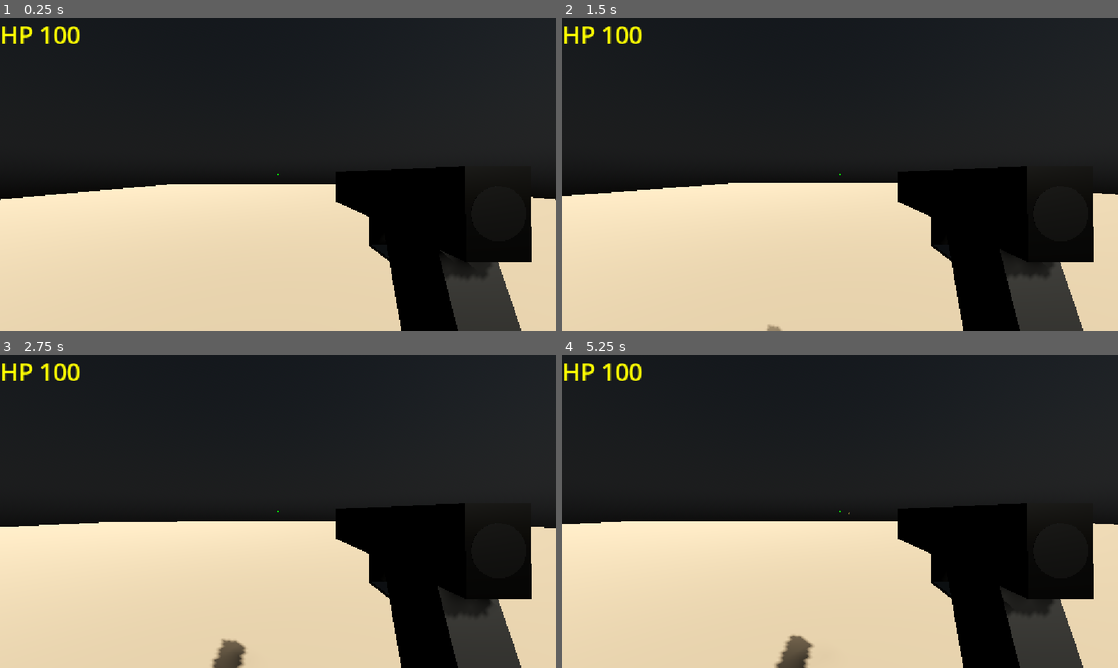
Above: before the commit, frames 1-4 (two rows, left to right).
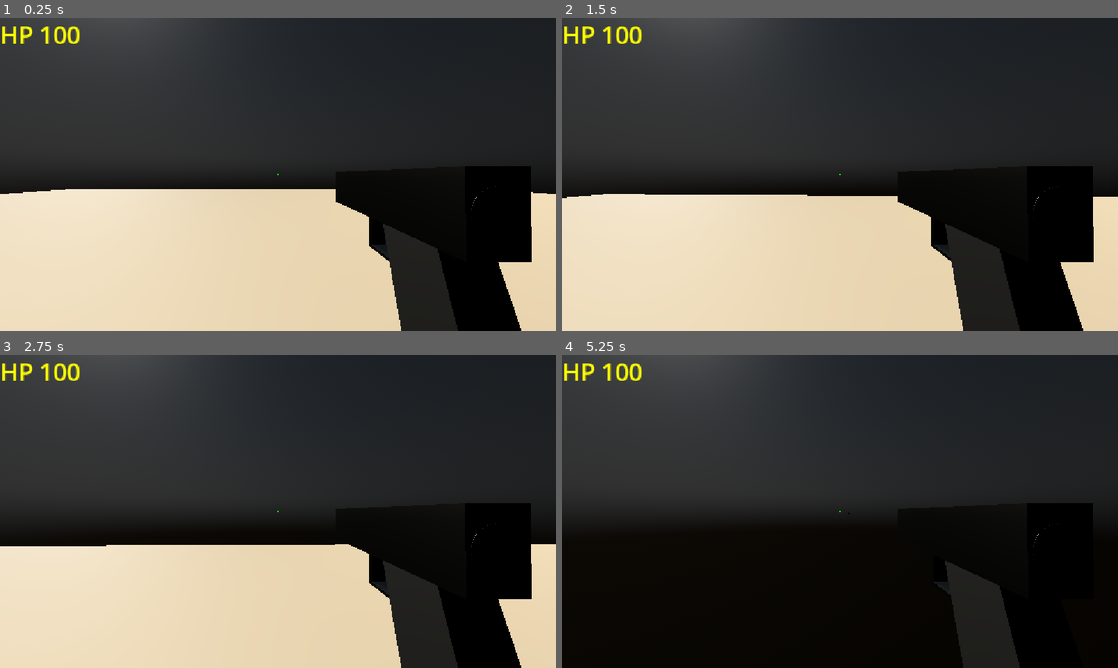
Above: after the commit, the same moments.

Repository: GazizVR/special-shot
Game: Godot game, scene res://scenes/game.tscn
Same seed, same stepped clock (60 frames per second), same inputs: the game is played once before the commit and once after it. This scene is started directly instead of the project's main scene.
Inputs (mouse positions are in pixels of both pictures, inside the frame that each line leads up to):
- Up to frame 1 (0.25 s): no input
- Up to frame 2 (1.5 s): move the mouse to (867, 174) at 0.52 s; hold W (walk_forward) from 0.53 s (still down); tap Ctrl (crouch) at 0.6, 1.35 s; tap Enter at 1.25 s; move the mouse to (812, 174) at 1.27 s
- Up to frame 3 (2.75 s): keep holding W (walk_forward); move the mouse to (289, 505) at 2.02 s; click (289, 505) at 2.1 s; tap Ctrl (crouch) at 2.3 s
- Up to frame 4 (5.25 s): move the mouse to (834, 517) at 2.77 s; tap Ctrl (crouch) at 2.85, 3.6 s; move the mouse to (878, 514) at 3.52 s; tap Escape (pause) at 4.15 s; release W (walk_forward) at 4.25 s; click "Continue" at 4.25 s; tap Space at 5 s; move the mouse to (795, 508) at 5.02 s; hold W (walk_forward) from 5.03 s (still down); click (795, 508) at 5.1 s

The runs differ from the first frame. In frame 1, 17% of the frame differs, in the area x 0-100%, y 0-100%; in frame 2, 19%; in frame 3, 21%; in frame 4, 51%.

Commit message:
fix(player): изменение цвета при выборе комманды для всех игрков

Diff:
--- /dev/null
+++ b/assets/materials/player_material.tres
@@ -0,0 +1,5 @@
+[gd_resource type="StandardMaterial3D" format=3 uid="uid://bagfsewpv6mm7"]
+
+[resource]
+resource_local_to_scene = true
+albedo_color = Color(0.39607844, 0.2627451, 0.12941177, 1)
--- a/scenes/player.tscn
+++ b/scenes/player.tscn
@@ -17,6 +17,12 @@
 properties/2/path = NodePath(".:rotation")
 properties/2/spawn = true
 properties/2/replication_mode = 1
+properties/3/path = NodePath(".:team")
+properties/3/spawn = true
+properties/3/replication_mode = 2
+properties/4/path = NodePath(".:player_color")
+properties/4/spawn = true
+properties/4/replication_mode = 1
 
 [node name="Player" type="CharacterBody3D" unique_id=457187399]
 transform = Transform3D(-1, 0, -1.509958e-07, 0, 1, 0, 1.509958e-07, 0, -1, 0, 0, 0)
@@ -67,3 +73,5 @@
 replication_config = SubResource("SceneReplicationConfig_3li8b")
 
 [connection signal="bullet_touched" from="CamPivot/Hand/Gun" to="." method="_on_gun_bullet_touched"]
+
+[editable path="Model"]
--- a/scenes/player_model.tscn
+++ b/scenes/player_model.tscn
@@ -1,23 +1,15 @@
 [gd_scene format=3 uid="uid://xx84iumxldqd"]
 
 [ext_resource type="PackedScene" uid="uid://bbl0hgeru6g3v" path="res://assets/models/Player.glb" id="1_fr7j6"]
-
-[sub_resource type="StandardMaterial3D" id="StandardMaterial3D_cggpe"]
-albedo_color = Color(0.39607844, 0.2627451, 0.12941177, 1)
-
-[sub_resource type="StandardMaterial3D" id="StandardMaterial3D_73kw6"]
-albedo_color = Color(0.39607844, 0.2627451, 0.12941177, 1)
-
-[sub_resource type="StandardMaterial3D" id="StandardMaterial3D_aw2h2"]
-albedo_color = Color(0.39607844, 0.2627451, 0.12941177, 1)
+[ext_resource type="Material" uid="uid://bagfsewpv6mm7" path="res://assets/materials/player_material.tres" id="2_cggpe"]
 
 [node name="PlayerModel" unique_id=732237492 instance=ExtResource("1_fr7j6")]
 
-[node name="Suzanne" parent="." index="0" unique_id=2092885471]
-material_override = SubResource("StandardMaterial3D_cggpe")
+[node name="Suzanne" parent="." index="0" unique_id=859085875]
+material_override = ExtResource("2_cggpe")
 
-[node name="Cylinder" parent="." index="1" unique_id=580126638]
-material_override = SubResource("StandardMaterial3D_73kw6")
+[node name="Cylinder" parent="." index="1" unique_id=1815120790]
+material_override = ExtResource("2_cggpe")
 
-[node name="Sphere" parent="." index="2" unique_id=2073240775]
-material_override = SubResource("StandardMaterial3D_aw2h2")
+[node name="Sphere" parent="." index="2" unique_id=480281562]
+material_override = ExtResource("2_cggpe")
--- a/scripts/game_manager.gd
+++ b/scripts/game_manager.gd
@@ -1,11 +1,11 @@
 extends Node
 
-var selected_team: Team
+var selected_team: Team = Team.UNKNOWN
 
 enum Team {
-	ZERO,
-	UNIT,
-	UNKNOWN
+	ZERO = 0,
+	UNIT = 1,
+	UNKNOWN = 2
 }
 
 var zero_team_spawn: Vector3 = Vector3.ZERO
--- a/scripts/player.gd
+++ b/scripts/player.gd
@@ -2,7 +2,7 @@
 
 @export var mouseSensetivity = 0.001
 var is_paused = false
-var team: GameManager.Team = GameManager.Team.UNKNOWN
+@export var team: GameManager.Team = GameManager.selected_team
 
 func return_to_menu():
 	if get_tree() != null:
@@ -10,28 +10,31 @@
 		get_tree().change_scene_to_file("res://scenes/menu.tscn")
 		Input.mouse_mode = Input.MOUSE_MODE_VISIBLE
 
+@export var player_color = Color("#654321"):
+	set(value):
+		player_color = value
+		if not is_inside_tree():
+			await ready
+		$Model/Suzanne.material_override.albedo_color = value
+		$Model/Cylinder.material_override.albedo_color = value
+		$Model/Sphere.material_override.albedo_color = value
+
+var spawn_point: Vector3 = Vector3.ZERO
+
 func _enter_tree() -> void:
 	set_multiplayer_authority(name.to_int())
 	$CamPivot/Camera.current = is_multiplayer_authority()
 
-func repaint_model(color: Color):
-	$Model/Cylinder.material_override.albedo_color = color
-	$Model/Suzanne.material_override.albedo_color = color
-	$Model/Sphere.material_override.albedo_color = color
-
-var spawn_point: Vector3 = Vector3.ZERO
-
 func _ready() -> void:
-	team = GameManager.selected_team
 	match team:
 		GameManager.Team.ZERO:
 			spawn_point = GameManager.zero_team_spawn
 			global_position = spawn_point
-			repaint_model(Color.RED)
+			player_color = Color.RED
 		GameManager.Team.UNIT:
 			spawn_point = GameManager.unit_team_spawn
 			global_position = spawn_point
-			repaint_model(Color.BLUE)
+			player_color = Color.BLUE
 		_:
 			global_position = spawn_point
 	var look_basis = Vector3(spawn_point.x,0,spawn_point.z)
@@ -67,26 +70,26 @@
 		velocity = Vector3.ZERO
 		global_position = spawn_point
 		health = 100
+		move_and_slide()
 	if not is_on_floor():
 		if global_position.y < -2:
 			health = 0
 			return
 		target_velocity.y -= gravity * delta
-		velocity.y = target_velocity.y
-	if is_paused:
+		velocity = target_velocity
 		move_and_slide()
-		return
+	if is_paused: return
 	var direction = Vector3.ZERO
 	if is_on_floor():
 		if Input.is_action_just_pressed("crouch"):
 			is_crouch = !is_crouch
 			if is_crouch:
-				$Body.scale.y *= crouch_per
+				$Body.position.y *= crouch_per
 				$Model.scale.y *= crouch_per
 				$CamPivot.position.y *= crouch_per
 				speed *= crouch_per
 			else:
-				$Body.scale.y /= crouch_per
+				$Body.position.y /= crouch_per
 				$Model.scale.y /= crouch_per
 				$CamPivot.position.y /= crouch_per
 				speed /= crouch_per
@@ -102,18 +105,19 @@
 			direction = direction.normalized()
 		target_velocity.x = direction.x * speed
 		target_velocity.z = direction.z * speed
-	velocity = target_velocity
-	move_and_slide()
+	if direction != Vector3.ZERO:
+		velocity = target_velocity
+		move_and_slide()
 
 @rpc("authority","call_local","reliable")
 func _on_gun_bullet_touched(bullet: Area3D, body: Node3D) -> void:
 	$CamPivot/Hand/Gun.call_deferred("remove_child",bullet)
 	var peer_id = body.name
-	var peer_node_path = "/root/game/" + peer_id
+	var peer_node_path = "/root/Game/" + peer_id
 	var peer_node = get_node(peer_node_path)
 	if is_instance_valid(peer_node):
 		if "health" in peer_node:
-			var has_team: bool = [bullet.shooter, peer_node].all(func(node): return "team" in node)
+			var has_team: bool = [peer_node,bullet.shooter].all(func(node): return "team" in node)
 			if has_team:
 				if peer_node.team != bullet.shooter.team:
 					peer_node.health -= 20
Not shown, changed: export_presets.cfg
